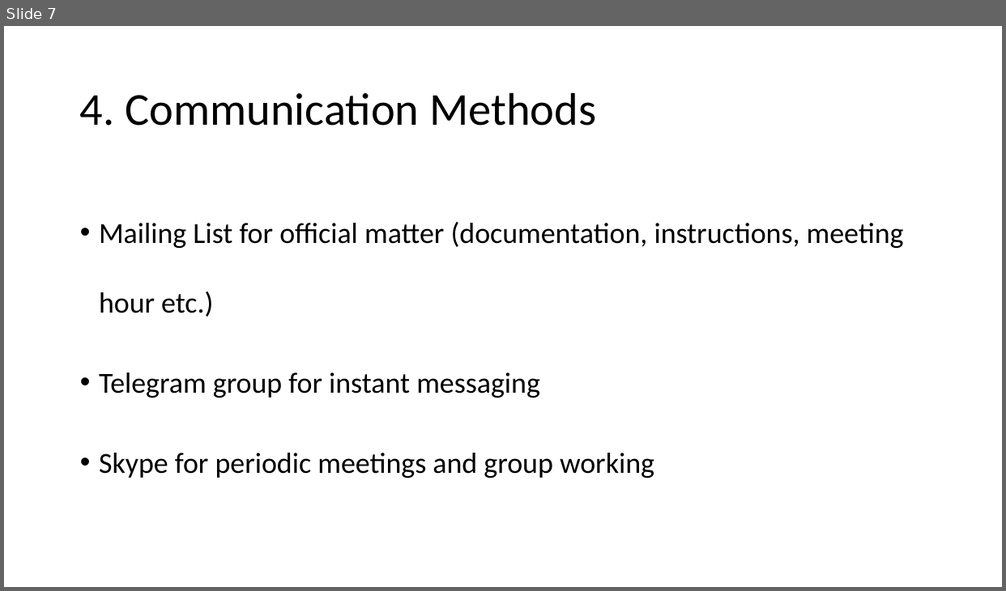
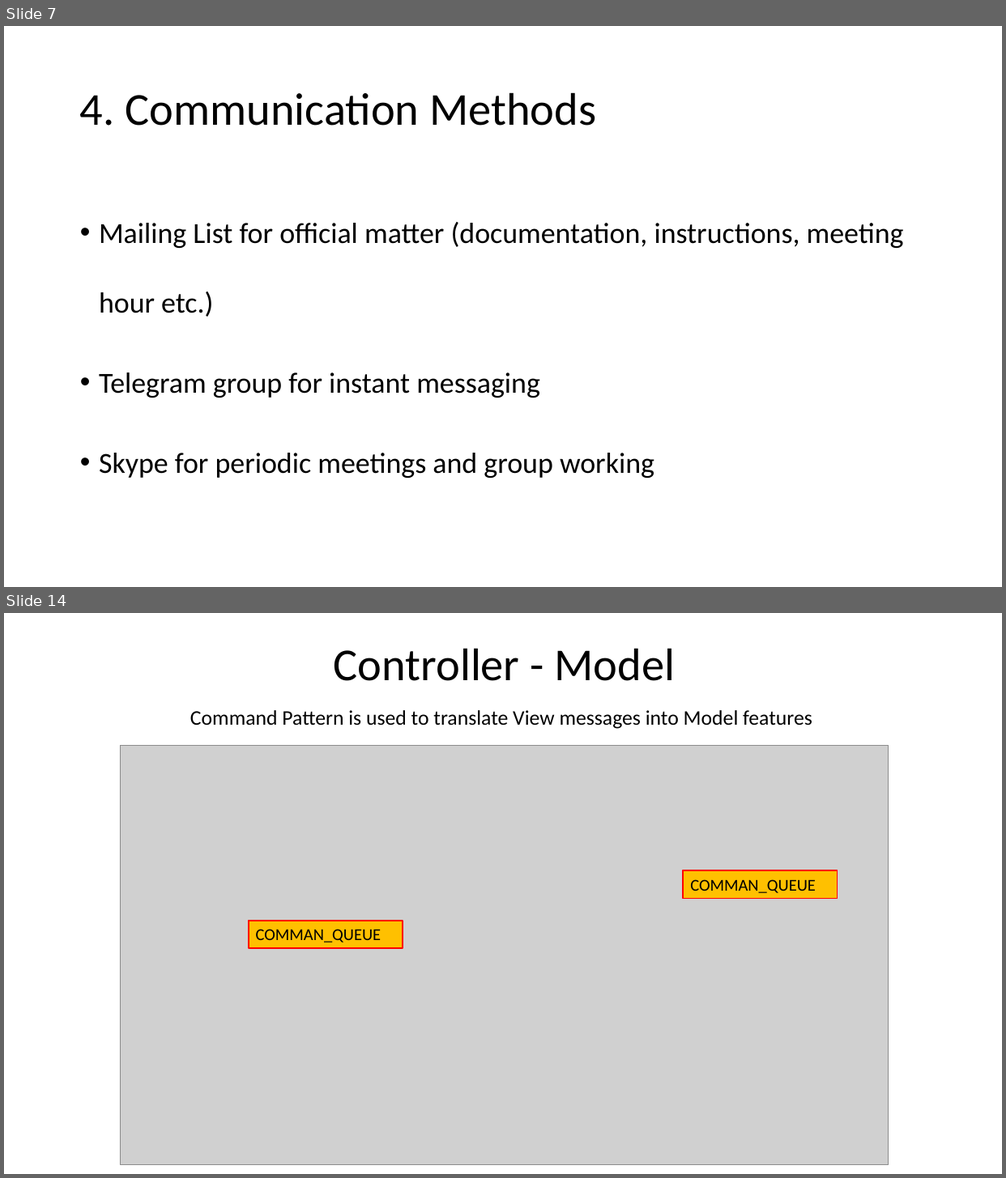
Before and after one commit to Noired/DOSE-Jan-8th-presentation, a slide deck: Slides/massa/massa_slides.pptx. Shown one above the other, each under a label of ours: slide 7 before the commit, slides 7 and 14 after it; the slides between them are not shown. The pictures are 1006x591 and 1006x1178 pixels, drawn with LibreOffice and Linux fonts; fonts in the diff are those of the drawing; grey boxes stand for pictures. Boxes give left, top, right and bottom in pixels: in the first picture for what was removed or moved away, otherwise in the second. Text is boxed around its words. In the diff, an @@ line names an element or a change of style, - is before the commit and + after.

```diff
--- a/Slides/massa/massa_slides.pptx
+++ b/Slides/massa/massa_slides.pptx
@@ slide 14 added at bbox=[4, 613, 1002, 1174], background #FFFFFF @@
@@ title added at bbox=[334, 648, 675, 681], 44 pt, text #000000 @@
+Controller - Model
@@ text added at bbox=[190, 710, 812, 729], 20 pt, text #000000 @@
+Command Pattern is used to translate View messages into Model features
@@ picture added at bbox=[121, 746, 889, 1165] @@
@@ rectangle added at bbox=[683, 871, 837, 899], fill #FFC000, outline #FF0000 1.5 pt, 16 pt, text #000000 @@
+COMMAN_QUEUE
@@ rectangle added at bbox=[248, 921, 403, 948], fill #FFC000, outline #FF0000 1.5 pt, 16 pt, text #000000 @@
+COMMAN_QUEUE
```
Also in this commit, not shown: 2 slides changed, 5 other slides added, 6 other files.
